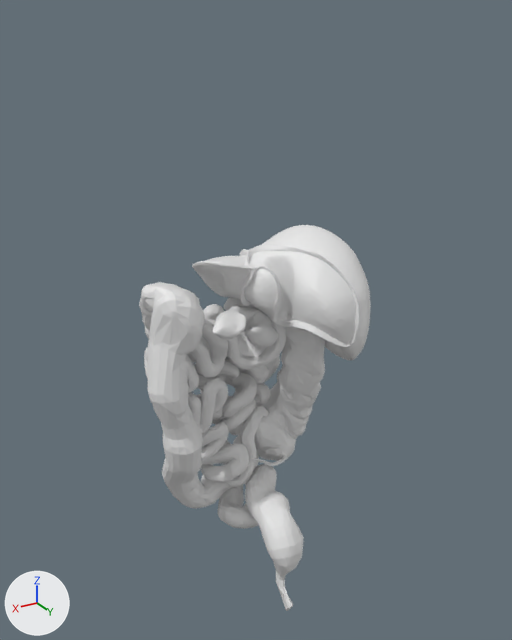
A saved change to the glTF model apps/web/public/models/digestive.glb.
The view is the same before and after, from a 50 mm camera at (0.406, 0.665, 0.688) aimed at (-0.01, -0.028, 0.341). Every picture has the same lights, and +X, +Y and +Z are marked at lower left. The picture after the commit comes second. Where no turn or scale is listed for an object, it has been applied to the vertices.

Objects in the first picture: 'large-intestine', 'liver', 'pancreas', 'small-intestine'.
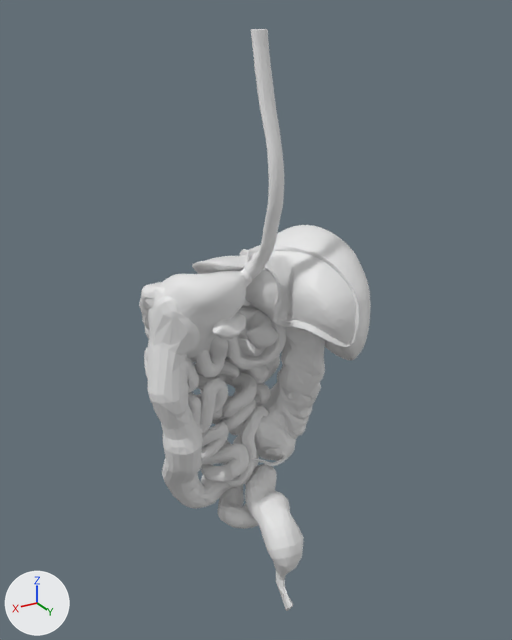
Boxes [x1, y1, x2, y2] around the edits, measured in the pictures (512 x 640 px):
'stomach', added
    after: [148, 268, 252, 358]
'esophagus', added
    after: [244, 29, 284, 279]

The change, as a diff of the scene's bpy script:
```diff
--- a/apps/web/public/models/digestive.glb.py
+++ b/apps/web/public/models/digestive.glb.py
@@ me_esophagus @@
+me_esophagus.from_pydata(...)  # 1323 vertices, 2642 faces; spans x -0.016..0.016, y -0.025..0.025, z -0.134..0.134
@@ me_stomach @@
+me_stomach.from_pydata(...)  # 4694 vertices, 9384 faces; spans x -0.0742..0.0742, y -0.0611..0.0611, z -0.0664..0.0664
@@ ob_esophagus @@
+ob_esophagus = bpy.data.objects.new('esophagus', me_esophagus)
+ob_esophagus.location = (0.004, 0.011, 0.541)
@@ ob_stomach @@
+ob_stomach = bpy.data.objects.new('stomach', me_stomach)
+ob_stomach.location = (0.055, -0.033, 0.359)
```
